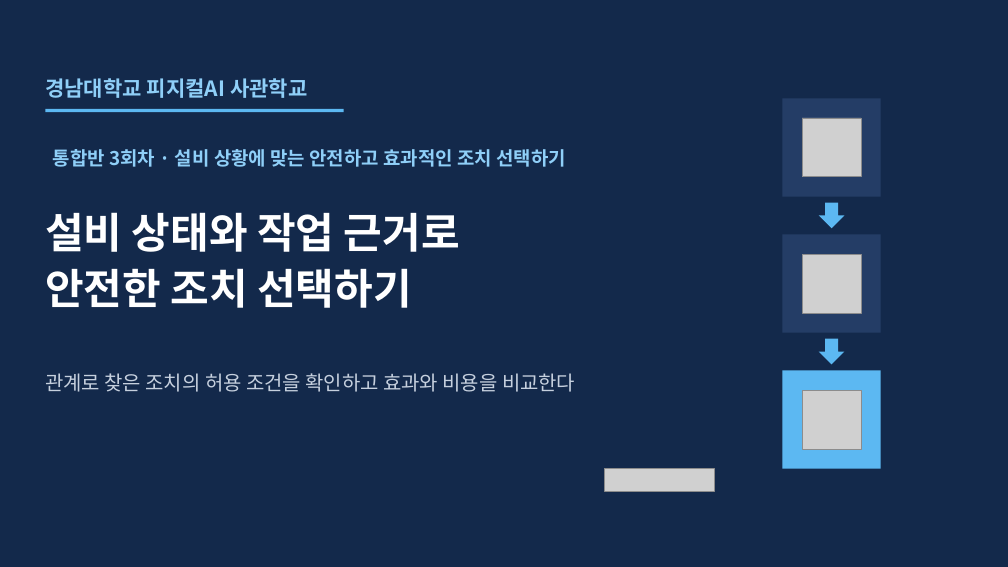
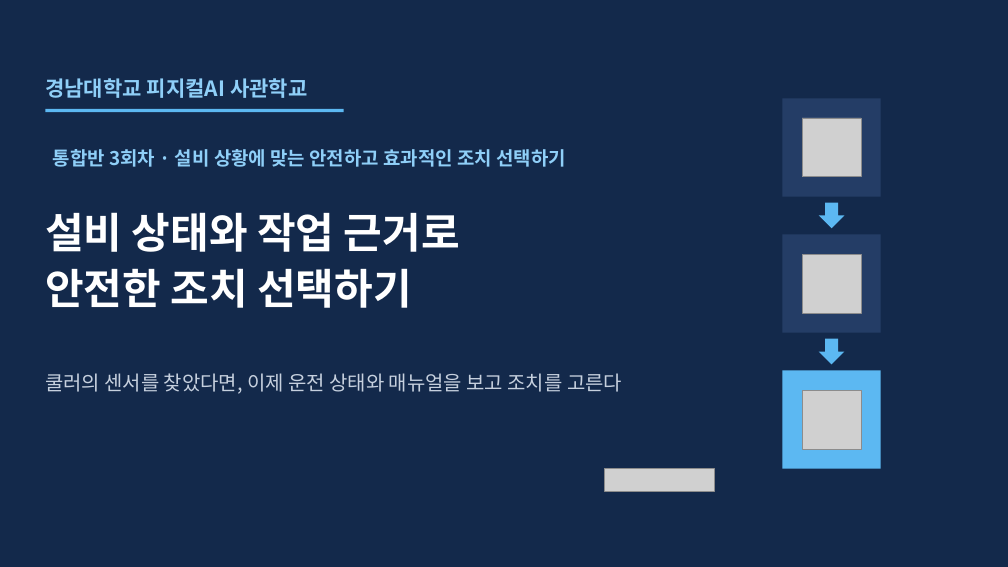
Before and after one commit to uengine-oss/hyd-iot-edu, a slide deck: slide 1 of workspace/강의제작/산출물/통합반/이론/03회차/통합반_03일차.pptx. Drawn at 1008x567 pixels with LibreOffice and Linux fonts; fonts in the diff are those of the drawing; grey boxes stand for pictures. Boxes give left, top, right and bottom in pixels: in the first picture for what was removed or moved away, otherwise in the second. Text is boxed around its words. In the diff, an @@ line names an element or a change of style, - is before the commit and + after.

Commit message:
통합 3회차 첫 단원의 진단·허용·완료 증거를 화면과 발화에 맞춤

```diff
--- a/workspace/강의제작/산출물/통합반/이론/03회차/통합반_03일차.pptx
+++ b/workspace/강의제작/산출물/통합반/이론/03회차/통합반_03일차.pptx
@@ text at <box>45,373,622,394</box>: text changed @@
-관계로 찾은 조치의 허용 조건을 확인하고 효과와 비용을 비교한다
+쿨러의 센서를 찾았다면, 이제 운전 상태와 매뉴얼을 보고 조치를 고른다
```
Also in this commit, not shown: 7 other slides changed, 9 other files.
